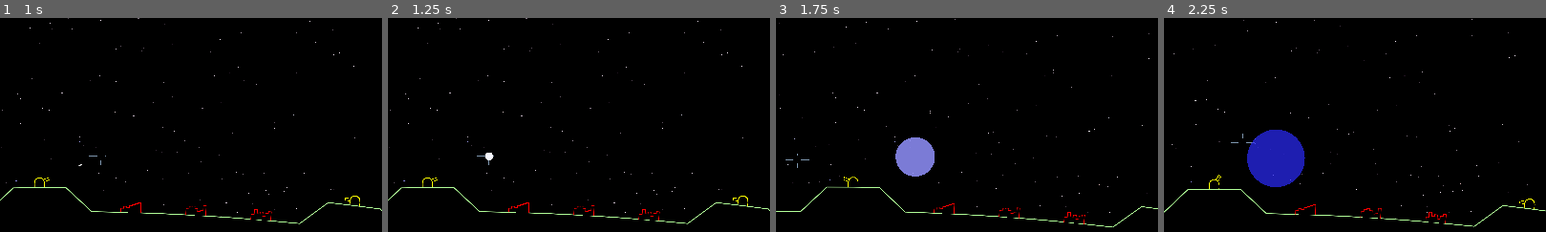
Above: before the commit, frames 1-4 (left to right).
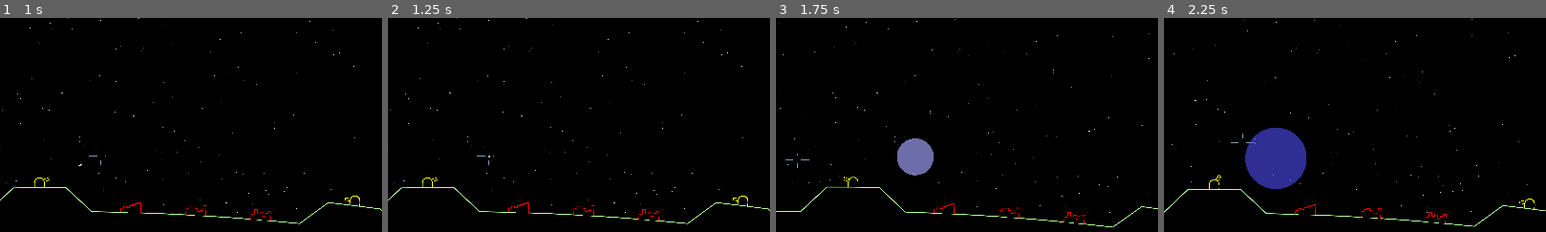
Above: after the commit, the same moments.

Repository: tartley/missile-commander
Game: Godot game, scene res://src/main/main.tscn
Two runs of this game, one before a commit and one after it. Both use one fixed random seed, a clock stepped at 60 frames per second and the inputs below.
Inputs (mouse positions are % of the whole screen's width and height, from its top left):
- Up to frame 1 (1 s): tap Enter at 0.5 s; move the mouse to (55, 50) at 0.52 s; hold W from 0.53 s (still down)
- Up to frame 2 (1.25 s): keep holding W
- Up to frame 3 (1.75 s): keep holding W; move the mouse to (45, 51) at 1.27 s
- Up to frame 4 (2.25 s): keep holding W; move the mouse to (52, 48) at 2.02 s
The pictures show only the part of the screen within x 42-92%, y 45-95%; the shares and areas given below are measured in that part.

Frame 1 is identical in both runs. In frame 2, less than 0.1% of the frame differs, in the area x 25-28%, y 62-67%; in frame 3, 1.5%; in frame 4, 3.6%, in the area x 21-38%, y 51-80%.

Commit message:
Tweak appearance of BangSky

Diff:
--- a/src/bang_sky/bang_sky.gd
+++ b/src/bang_sky/bang_sky.gd
@@ -7,8 +7,8 @@
 
 const BangSkyScene:PackedScene = preload("res://src/bang_sky/bang_sky.tscn")
 
-const MAX_SIZE := 150.0 # world co-ords
-const DURATION := 2.5 # seconds
+const MAX_SIZE := 175.0 # world co-ords
+const DURATION := 3.0 # seconds
 
 var progress:float = 0.0 # [0..1]
 var size:float = 0.0 # [0..MAX_SIZE]
@@ -29,7 +29,7 @@
 
 func _process(delta:float) -> void:
     self.progress += delta / DURATION
-    self.size = MAX_SIZE * (0.1 + 0.9 * sin(progress * PI))
+    self.size = MAX_SIZE * maxf(0, sin(progress * PI))
     queue_redraw()
     self.destroy_nearby_missiles()
     if progress >= 1.0:
@@ -40,17 +40,17 @@
     match self.source:
         Source.SHOT:
             color = Color(
-                maxf(1 - progress * 2, progress * 2 - 1.5), # red
+                maxf(1 - progress * 2, progress * 2 - 1.0), # red
                 1 - progress * 2, # green
                 1.0, # blue,
-                1 - progress * 0.75, # alpha
+                .75 - progress * 0.5, # alpha
             )
         Source.MISSILE:
             color = Color(
                 1.0 - progress, # red
-                maxf(0.0, progress - 0.5), # green
+                maxf(0.0, progress * 2 - 0.5), # green
                 1.0 - progress, # blue
-                1 - progress * 0.75, # alpha
+                .75 - progress * 0.5, # alpha
             )
     draw_circle(Vector2.ZERO, self.size, color)
     if Common.DEBUG:
Not shown, changed: README.md
